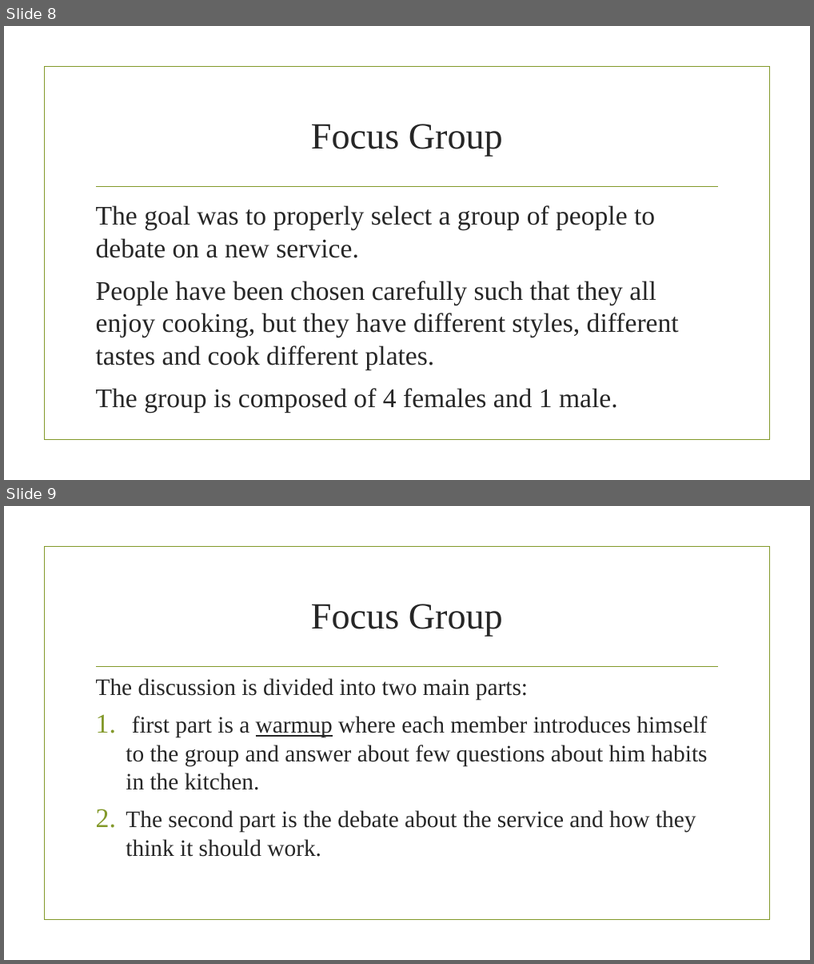
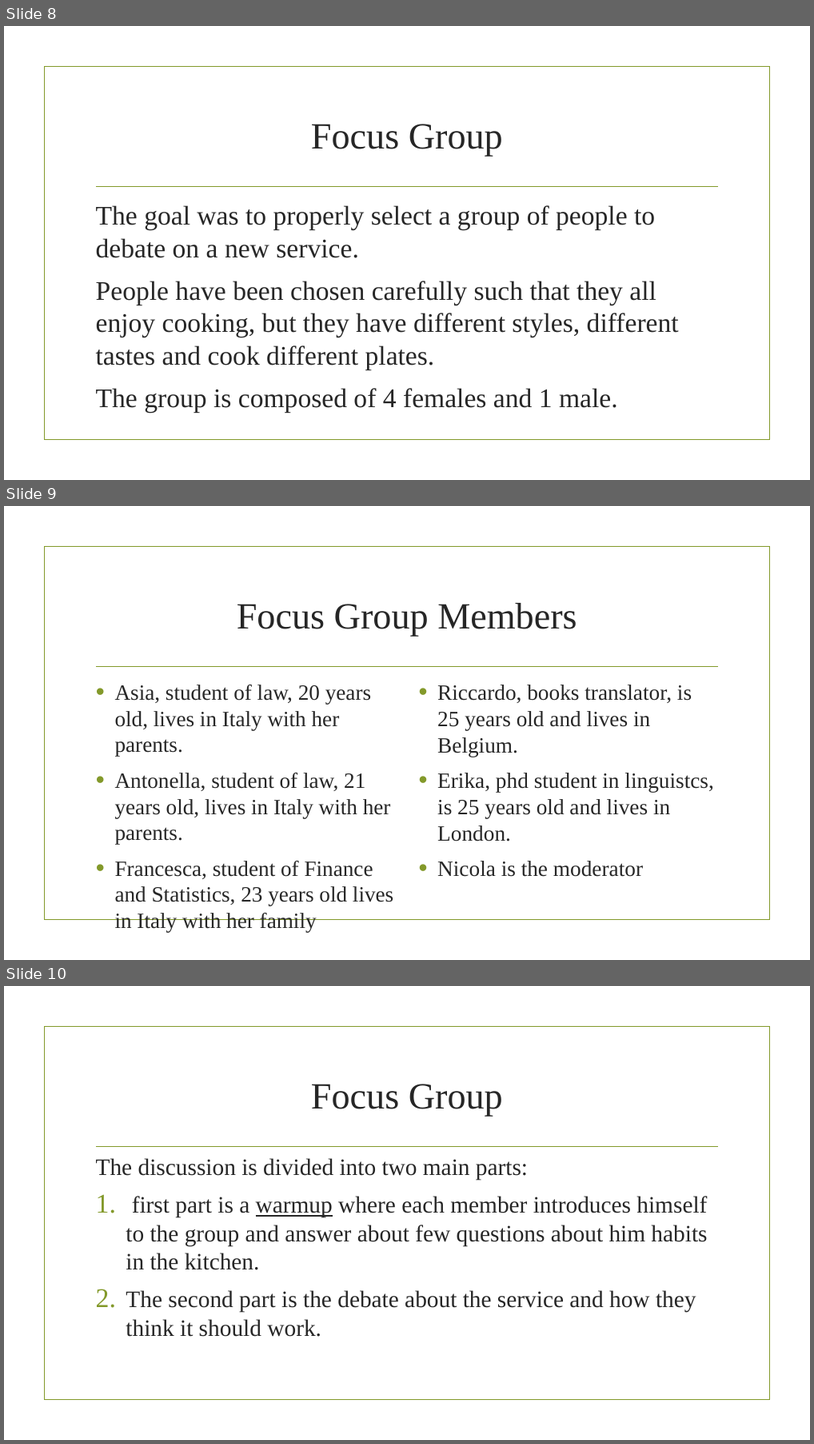
Before and after one commit to nicoDs96/recipes-SE, a slide deck: CookWithMe.pptx. Shown one above the other, each under a label of ours: slides 8 and 9 before the commit, slides 8, 9 and 10 after it. The pictures are 814x964 and 814x1444 pixels, drawn with LibreOffice and Linux fonts; fonts in the diff are those of the drawing; background and template pictures are left out. Boxes give left, top, right and bottom in pixels: in the first picture for what was removed or moved away, otherwise in the second. Text is boxed around its words. In the diff, an @@ line names an element or a change of style, - is before the commit and + after.

```diff
--- a/CookWithMe.pptx
+++ b/CookWithMe.pptx
@@ slide 9 added at [4,506,810,960], background picture (left out); not listed: 2 template elements that a slide beside it also shows @@
@@ title added at [237,603,577,636], 44 pt, text #262626 @@
+Focus Group Members
@@ text added at [115,684,394,932], 25.9 pt, text #262626 @@
+• Asia, student of law, 20 years old, lives in Italy with her parents.
+• Antonella, student of law, 21 years old, lives in Italy with her parents.
+• Francesca, student of Finance and Statistics, 23 years old lives in Italy with her family
@@ text added at [438,684,714,876], 26 pt, text #262626 @@
+• Riccardo, books translator, is 25 years old and lives in Belgium.
+• Erika, phd student in linguistcs, is 25 years old and lives in London.
+• Nicola is the moderator
@@ what was slide 9 is now slide 10 @@
```
Also in this commit, not shown: 1 slide changed.
